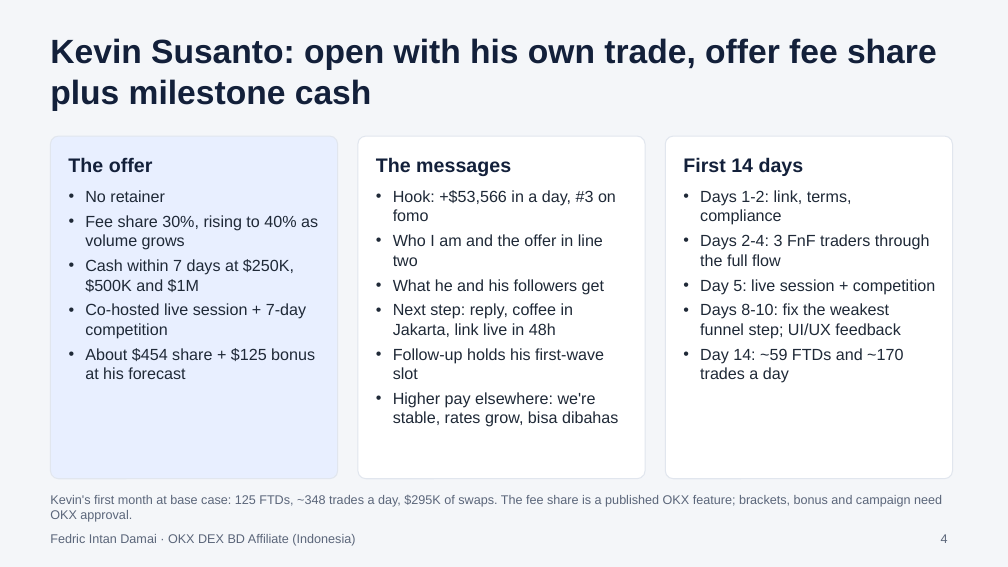
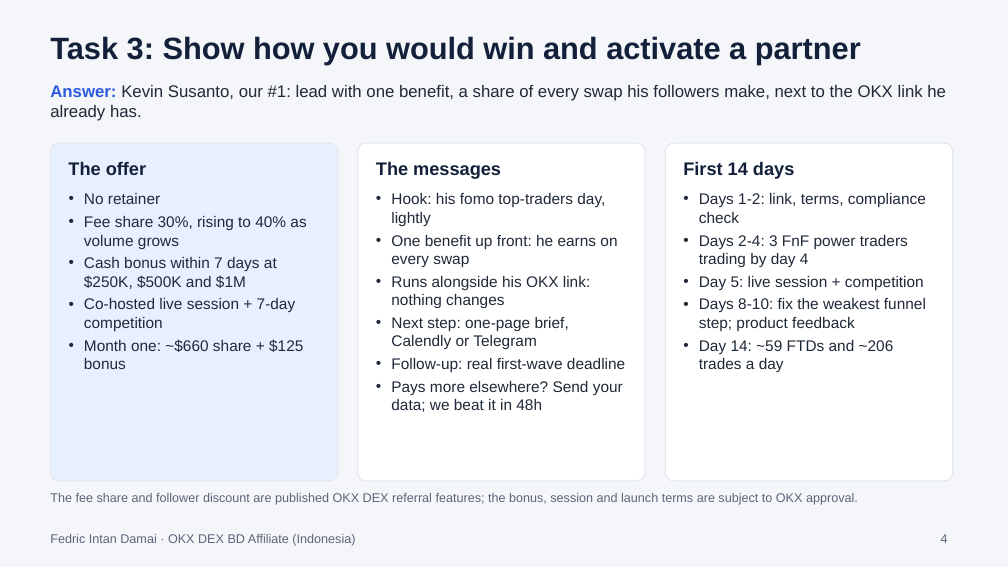
Before and after one commit to fedricdamai/SuperCashier, a slide deck: slide 4 of okx-dex-affiliates-id/submission-v2/OKX_DEX_BD_Affiliate_Indonesia_Slides.pptx. Drawn at 1008x567 pixels with LibreOffice and Linux fonts; fonts in the diff are those of the drawing. Boxes give left, top, right and bottom in pixels: in the first picture for what was removed or moved away, otherwise in the second. Text is boxed around its words. In the diff, an @@ line names an element or a change of style, - is before the commit and + after.

```diff
--- a/okx-dex-affiliates-id/submission-v2/OKX_DEX_BD_Affiliate_Indonesia_Slides.pptx
+++ b/okx-dex-affiliates-id/submission-v2/OKX_DEX_BD_Affiliate_Indonesia_Slides.pptx
@@ title at [50,36,861,64]: text changed; size 24 to 22 pt @@
-Kevin Susanto: open with his own trade, offer fee share plus milestone cash
+Task 3: Show how you would win and activate a partner
@@ text added at [50,85,946,121], 12 pt, text #1F2937 @@
+Answer: Kevin Susanto, our #1: lead with one benefit, a share of every swap his followers make, next to the OKX link he already has.
@@ rounded rectangle: place and size @@
-rounded rectangle at [50,136,338,479]
+rounded rectangle at [50,143,338,481]
@@ rounded rectangle: place and size @@
-rounded rectangle at [358,136,645,479]
+rounded rectangle at [358,143,645,481]
@@ rounded rectangle: place and size @@
-rounded rectangle at [665,136,953,479]
+rounded rectangle at [665,143,953,481]
@@ size 14 to 13 pt in 3 elements at [68,161,146,175], [376,161,501,179], [683,161,794,179] @@
@@ text at [84,193,306,331]: size 11.5 to 11 pt in "No retainer", "Fee share 30%, rising to 40% as ...", "Co-hosted live session + 7-day competition"; indent changed; less space between paragraphs @@
@@ text at [391,193,625,412]: text changed; size 11.5 to 11 pt @@
-• Hook: +$53,566 in a day, #3 on fomo
-• Who I am and the offer in line two
-• What he and his followers get
-• Next step: reply, coffee in Jakarta, link live in 48h
-• Follow-up holds his first-wave slot
-• Higher pay elsewhere: we're stable, rates grow, bisa dibahas
+• Hook: his fomo top-traders day, lightly
+• One benefit up front: he earns on every swap
+• Runs alongside his OKX link: nothing changes
+• Next step: one-page brief, Calendly or Telegram
+• Follow-up: real first-wave deadline
+• Pays more elsewhere? Send your data; we beat it in 48h
@@ text at [699,193,926,267]: text changed; size 11.5 to 11 pt @@
-• Days 1-2: link, terms, compliance
-• Days 2-4: 3 FnF traders through the full flow
+• Days 1-2: link, terms, compliance check
+• Days 2-4: 3 FnF power traders trading by day 4
@@ text at [84,257,277,289]: text changed; size 11.5 to 11 pt @@
-• Cash within 7 days at $250K, $500K and $1M
+• Cash bonus within 7 days at $250K, $500K and $1M
@@ text at [699,298,926,372]: text changed; size 11.5 to 11 pt @@
-• Days 8-10: fix the weakest funnel step; UI/UX feedback
-• Day 14: ~59 FTDs and ~170 trades a day
+• Days 8-10: fix the weakest funnel step; product feedback
+• Day 14: ~59 FTDs and ~206 trades a day
@@ text at [699,276,924,290]: size 11.5 to 11 pt in "Day 5: live session + competition"; indent changed; less space between paragraphs @@
@@ text at [84,339,303,369]: text changed; size 11.5 to 11 pt @@
-• About $454 share + $125 bonus at his forecast
+• Month one: ~$660 share + $125 bonus
@@ text at [50,493,858,505]: text changed @@
-Kevin's first month at base case: 125 FTDs, ~348 trades a day, $295K of swaps. The fee share is a published OKX feature; brackets, bonus and campaign need OKX approval.
+The fee share and follower discount are published OKX DEX referral features; the bonus, session and launch terms are subject to OKX approval.
```
Also in this commit, not shown: 5 other slides changed, 11 other files.
